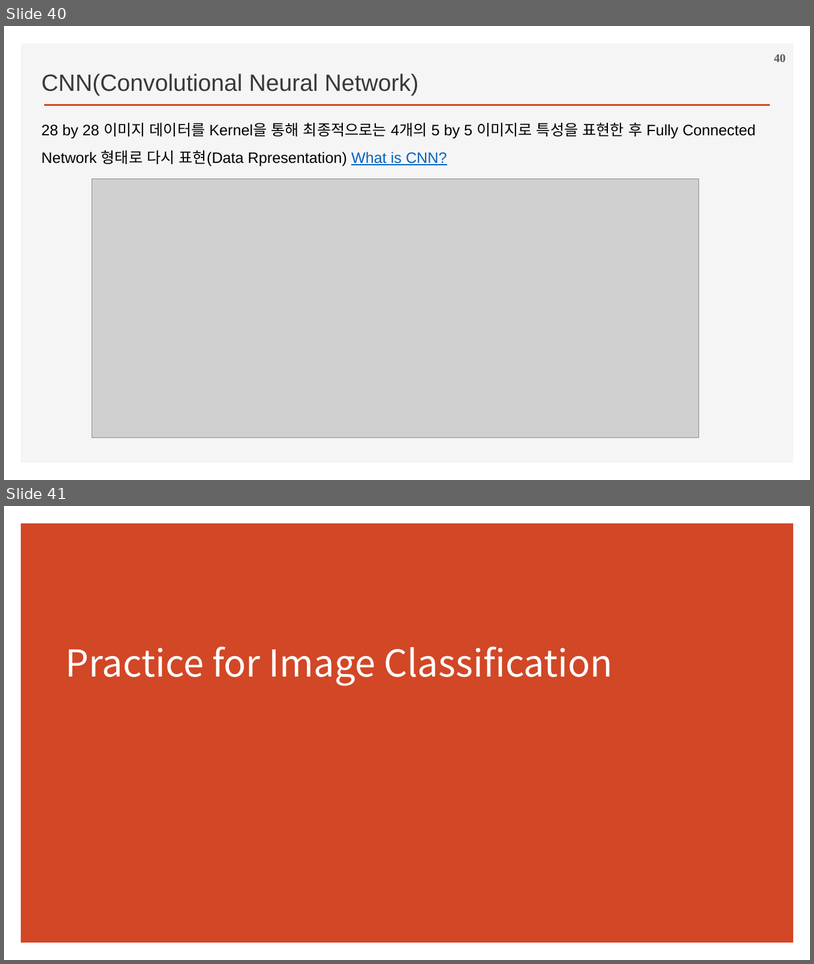
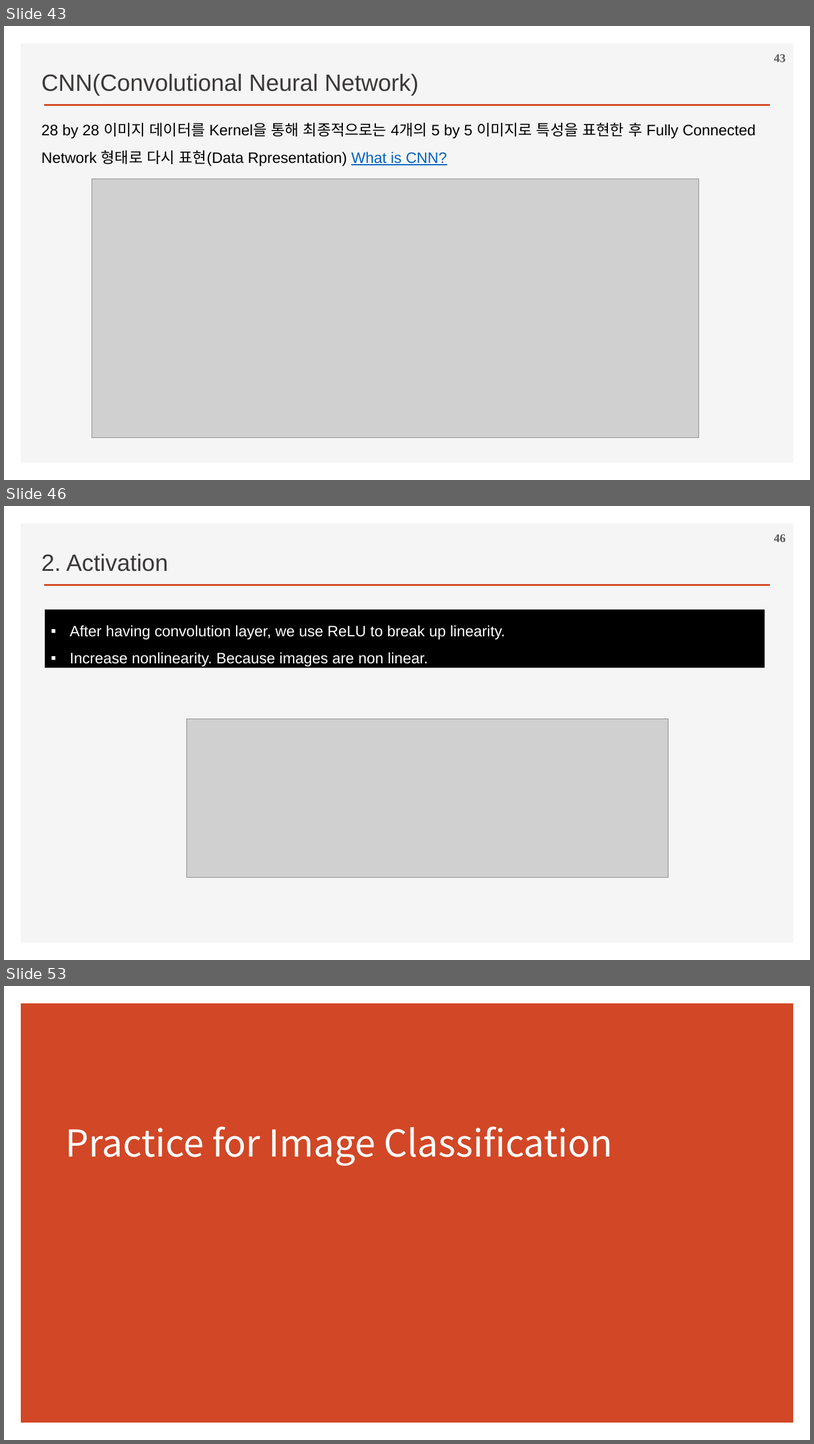
Before and after one commit to ancestor9/2026_Fall_Deep-Learning-with-Python, a slide deck: Chapter 08 Image Classification.pptx. Shown one above the other, each under a label of ours: slides 40 and 41 before the commit, slides 43, 46 and 53 after it; the slides between them are not shown. The pictures are 814x964 and 814x1444 pixels, drawn with LibreOffice and Linux fonts; fonts in the diff are those of the drawing; grey boxes stand for pictures; background and template pictures are left out. Boxes give left, top, right and bottom in pixels: in the first picture for what was removed or moved away, otherwise in the second. Text is boxed around its words. In the diff, an @@ line names an element or a change of style, - is before the commit and + after.

```diff
--- a/Chapter 08 Image Classification.pptx
+++ b/Chapter 08 Image Classification.pptx
@@ slide 46 added at <box>4,506,810,960</box>, background #FFFFFF; not listed: 2 template elements that a slide beside it also shows @@
@@ page number added at <box>774,534,786,542</box>, 14 pt, text #595959, bold @@
+46
@@ text added at <box>41,553,168,571</box>, 28 pt, text #3B3838 @@
+2. Activation
@@ rectangle added at <box>45,609,765,667</box>, fill #000000, 18 pt, text #FFFFFF @@
+▪ After having convolution layer, we use ReLU to break up linearity.
+▪ Increase nonlinearity. Because images are non linear.
@@ picture added at <box>186,719,669,877</box> @@
@@ what was slide 40 is now slide 43 @@
@@ page number at <box>774,54,786,62</box>: text changed @@
-40
+43
@@ what was slide 41 is now slide 53 @@
```
Also in this commit, not shown: 11 other slides added, 1 other file.
